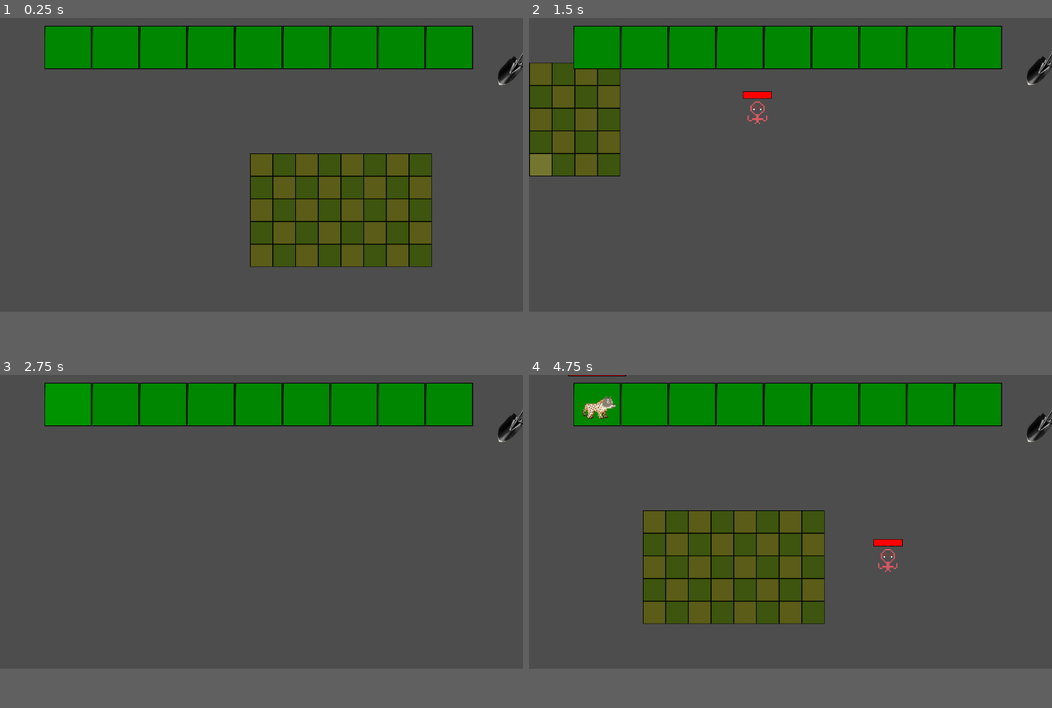
Above: before the commit, frames 1-4 (two rows, left to right).
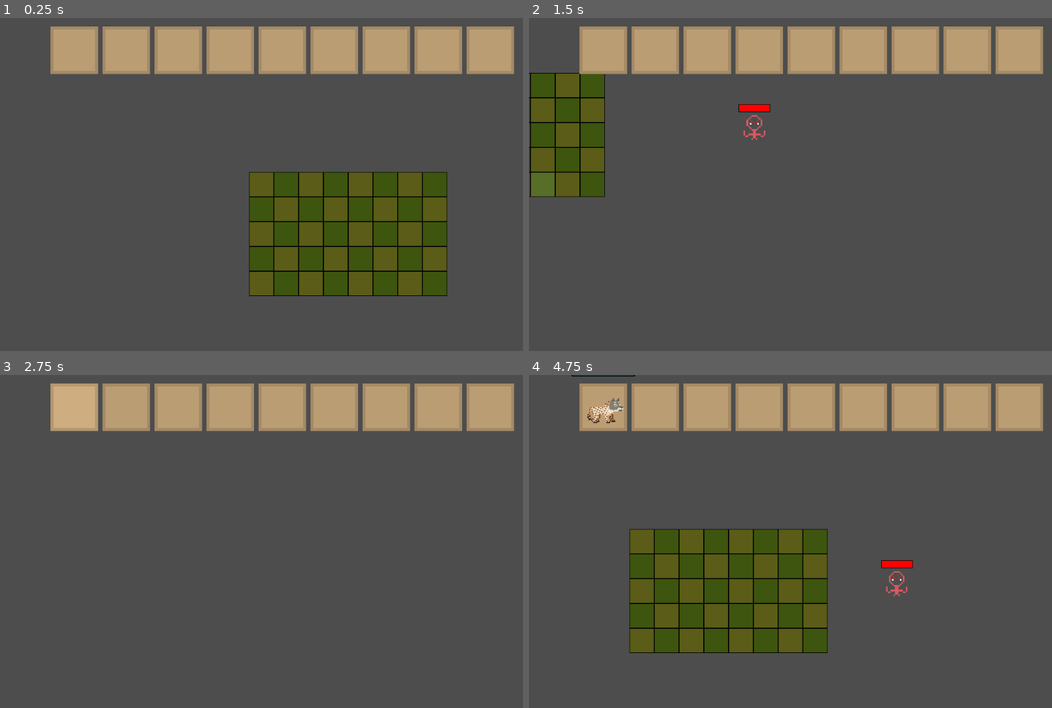
Above: after the commit, the same moments.

Repository: ClimbingWolf/Developing-Natural-Amalgams
Game: Godot game, scene res://main.tscn
The game is run twice, just before and just after one commit, with the same random seed, the same clock (stepped at 60 frames per second) and the same inputs. The engine's default icon, where the game draws it, is replaced by a stand-in: a white triangle on a blue panel in a dark square.
Inputs (mouse positions are in pixels of both pictures, inside the frame that each line leads up to):
- Up to frame 1 (0.25 s): no input
- Up to frame 2 (1.5 s): tap Enter at 0.5 s; move the mouse to (790, 164) at 0.52 s; hold D (right) 0.53-1.28 s; click (790, 164) at 0.6 s; move the mouse to (539, 164) at 1.27 s; hold S (down) from 1.28 s (still down); click (539, 164) at 1.35 s
- Up to frame 3 (2.75 s): move the mouse to (67, 404) at 2.02 s; release S (down) at 2.03 s; hold D (right) from 2.03 s (still down); click (67, 404) at 2.1 s
- Up to frame 4 (4.75 s): tap Space at 2.75 s; move the mouse to (644, 404) at 2.77 s; release D (right) at 2.78 s; hold W (up) 2.78-3.53 s; click (644, 404) at 2.85 s; tap Enter at 3.5 s; move the mouse to (691, 404) at 3.52 s; hold Left (left) from 3.53 s (still down); click (691, 404) at 3.6 s; move the mouse to (539, 521) at 4.27 s; click (539, 521) at 4.35 s
In our replay, the window is 799x449 before the commit and 799x509 after it. These sizes can differ from the game's own. Grey fills any space a smaller window leaves; there, only what the larger window draws over its background counts as a difference.

The runs differ from the first frame. In frame 1, 26% of the frame differs, in the area x 8-100%, y 2-84%; in frame 2, 18%; in frame 3, 13%; in frame 4, 27%, in the area x 7-100%, y 0-84%.

Commit message:
made hotbar spots look good

Diff:
--- a/craftingSlots.tscn
+++ b/craftingSlots.tscn
@@ -1,22 +1,37 @@
 [gd_scene format=3 uid="uid://c0duln4gkleej"]
 
-[ext_resource type="Script" path="res://ui/hotbar.gd" id="1_jkmta"]
-[ext_resource type="Script" uid="uid://bhccq5y6venb1" path="res://ui/HotbarClass Scripts/headCraftingSlot.gd" id="1_xct7n"]
-[ext_resource type="Script" uid="uid://bh23e8lllupxf" path="res://ui/HotbarClass Scripts/resultCraftingSlot.gd" id="4_k6mcs"]
-[ext_resource type="Script" uid="uid://1c0wip663jm1" path="res://ui/bodyCraftingSlot.gd" id="4_sr46n"]
-[ext_resource type="PackedScene" uid="uid://c45plcsbw2b3c" path="res://ui/hotbar_spot.tscn" id="5_sr46n"]
+[ext_resource type="Script" uid="uid://ph1rv3mltyuf" path="res://ui/Hotbar/hotbar.gd" id="1_jkmta"]
+[ext_resource type="Script" uid="uid://bhccq5y6venb1" path="res://ui/Hotbar/headCraftingSlot.gd" id="1_xct7n"]
+[ext_resource type="Texture2D" uid="uid://u8k2ho1pyy20" path="res://tilemap/Desert_Tilemap.png" id="4_6qmn6"]
+[ext_resource type="Script" uid="uid://bh23e8lllupxf" path="res://ui/Hotbar/resultCraftingSlot.gd" id="4_k6mcs"]
+[ext_resource type="Script" uid="uid://1c0wip663jm1" path="res://ui/Hotbar/bodyCraftingSlot.gd" id="4_sr46n"]
+[ext_resource type="PackedScene" uid="uid://c45plcsbw2b3c" path="res://ui/Hotbar/hotbar_spot.tscn" id="5_sr46n"]
 
 [node name="CraftingSlots" type="Node2D" unique_id=1857105460]
 script = ExtResource("1_jkmta")
 
 [node name="HeadCrafting" parent="." unique_id=1938797358 instance=ExtResource("5_sr46n")]
-position = Vector2(238, 300)
+position = Vector2(240, 336)
 script = ExtResource("1_xct7n")
 
+[node name="HeadSlot" type="Sprite2D" parent="HeadCrafting" unique_id=167251028]
+scale = Vector2(6, 6)
+texture = ExtResource("4_6qmn6")
+hframes = 4
+vframes = 4
+frame = 12
+
 [node name="BodyCrafting" parent="." unique_id=702355072 instance=ExtResource("5_sr46n")]
-position = Vector2(519, 298)
+position = Vector2(528, 336)
 script = ExtResource("4_sr46n")
 
+[node name="BodySlot" type="Sprite2D" parent="BodyCrafting" unique_id=1510887285]
+scale = Vector2(6, 6)
+texture = ExtResource("4_6qmn6")
+hframes = 4
+vframes = 4
+frame = 13
+
 [node name="ResultSlot" parent="." unique_id=1864034624 instance=ExtResource("5_sr46n")]
-position = Vector2(796, 303)
+position = Vector2(816, 336)
 script = ExtResource("4_k6mcs")
--- a/project.godot
+++ b/project.godot
@@ -14,6 +14,11 @@
 run/main_scene="uid://eecdrcl7vp7g"
 config/features=PackedStringArray("4.6", "Forward Plus")
 config/icon="res://icon.svg"
+
+[display]
+
+window/size/viewport_width=1056
+window/size/viewport_height=672
 
 [dotnet]
 
--- /dev/null
+++ b/tilemap/Tilemap.tscn
@@ -0,0 +1,27 @@
+[gd_scene format=3 uid="uid://ksp3bvdyvl7r"]
+
+[ext_resource type="Texture2D" uid="uid://u8k2ho1pyy20" path="res://tilemap/Desert_Tilemap.png" id="1_xm5sf"]
+
+[sub_resource type="TileSetAtlasSource" id="TileSetAtlasSource_s253p"]
+texture = ExtResource("1_xm5sf")
+0:0/0 = 0
+1:0/0 = 0
+2:0/0 = 0
+3:0/0 = 0
+0:1/0 = 0
+1:1/0 = 0
+2:1/0 = 0
+3:1/0 = 0
+0:2/0 = 0
+1:2/0 = 0
+2:2/0 = 0
+0:3/0 = 0
+1:3/0 = 0
+2:3/0 = 0
+
+[sub_resource type="TileSet" id="TileSet_prof7"]
+sources/0 = SubResource("TileSetAtlasSource_s253p")
+
+[node name="TileMapLayer" type="TileMapLayer" unique_id=1007678596]
+scale = Vector2(6, 6)
+tile_set = SubResource("TileSet_prof7")
--- a/ui/Crafting Menu/body_slots.tscn
+++ b/ui/Crafting Menu/body_slots.tscn
@@ -1,22 +1,22 @@
 [gd_scene format=3 uid="uid://cih0frfnh4wsj"]
 
-[ext_resource type="PackedScene" uid="uid://c45plcsbw2b3c" path="res://ui/hotbar_spot.tscn" id="1_o5foh"]
+[ext_resource type="PackedScene" uid="uid://c45plcsbw2b3c" path="res://ui/Hotbar/hotbar_spot.tscn" id="1_o5foh"]
 
 [node name="BodySlots" type="Node2D" unique_id=1874698683]
 
 [node name="Slots" type="Node" parent="." unique_id=477659018]
 
 [node name="HotbarSpot" parent="Slots" unique_id=1938797358 instance=ExtResource("1_o5foh")]
-position = Vector2(287, 577)
+position = Vector2(240, 528)
 
 [node name="HotbarSpot2" parent="Slots" unique_id=21513715 instance=ExtResource("1_o5foh")]
-position = Vector2(416, 575)
+position = Vector2(385, 528)
 
 [node name="HotbarSpot3" parent="Slots" unique_id=1467477984 instance=ExtResource("1_o5foh")]
-position = Vector2(541, 577)
+position = Vector2(528, 528)
 
 [node name="HotbarSpot4" parent="Slots" unique_id=573553464 instance=ExtResource("1_o5foh")]
-position = Vector2(672, 579)
+position = Vector2(672, 528)
 
 [node name="HotbarSpot5" parent="Slots" unique_id=1466265292 instance=ExtResource("1_o5foh")]
-position = Vector2(813, 579)
+position = Vector2(816, 528)
--- a/ui/Crafting Menu/crafting_menu.tscn
+++ b/ui/Crafting Menu/crafting_menu.tscn
@@ -3,8 +3,9 @@
 [ext_resource type="PackedScene" uid="uid://dxgm5g6swffhn" path="res://ui/Crafting Menu/head_slots.tscn" id="1_kxjit"]
 [ext_resource type="Script" uid="uid://cwk628jcittp8" path="res://ui/Crafting Menu/body_generator.gd" id="2_3uw26"]
 [ext_resource type="PackedScene" uid="uid://cih0frfnh4wsj" path="res://ui/Crafting Menu/body_slots.tscn" id="2_n53y1"]
-[ext_resource type="Script" path="res://ui/hotbar.gd" id="3_fc1ef"]
+[ext_resource type="Script" uid="uid://ph1rv3mltyuf" path="res://ui/Hotbar/hotbar.gd" id="3_fc1ef"]
 [ext_resource type="PackedScene" uid="uid://c0duln4gkleej" path="res://craftingSlots.tscn" id="4_fc1ef"]
+[ext_resource type="PackedScene" uid="uid://ksp3bvdyvl7r" path="res://tilemap/Tilemap.tscn" id="6_pejeo"]
 
 [node name="Crafting Menu" type="Node2D" unique_id=1888016711]
 
@@ -42,4 +43,7 @@
 theme_override_font_sizes/font_size = 77
 text = "="
 
+[node name="ReferenceGrid" parent="." unique_id=1007678596 instance=ExtResource("6_pejeo")]
+position = Vector2(384, 384)
+
 [connection signal="timeout" from="generator/Timer" to="generator" method="_on_timer_timeout"]
--- a/ui/Crafting Menu/head_slots.tscn
+++ b/ui/Crafting Menu/head_slots.tscn
@@ -1,7 +1,7 @@
 [gd_scene format=3 uid="uid://dxgm5g6swffhn"]
 
-[ext_resource type="Script" uid="uid://ph1rv3mltyuf" path="res://ui/hotbar.gd" id="1_k5qso"]
-[ext_resource type="PackedScene" uid="uid://c45plcsbw2b3c" path="res://ui/hotbar_spot.tscn" id="1_rhe7x"]
+[ext_resource type="Script" uid="uid://ph1rv3mltyuf" path="res://ui/Hotbar/hotbar.gd" id="1_k5qso"]
+[ext_resource type="PackedScene" uid="uid://c45plcsbw2b3c" path="res://ui/Hotbar/hotbar_spot.tscn" id="1_rhe7x"]
 
 [node name="HeadSlots" type="Node2D" unique_id=380394891]
 script = ExtResource("1_k5qso")
@@ -10,17 +10,17 @@
 
 [node name="HotbarSpot" parent="Slots" unique_id=1938797358 instance=ExtResource("1_rhe7x")]
 z_index = -29
-position = Vector2(262, 81)
+position = Vector2(240, 144)
 
 [node name="HotbarSpot2" parent="Slots" unique_id=491951025 instance=ExtResource("1_rhe7x")]
-position = Vector2(381, 122)
+position = Vector2(384, 144)
 
 [node name="HotbarSpot3" parent="Slots" unique_id=327611280 instance=ExtResource("1_rhe7x")]
-position = Vector2(516, 82)
+position = Vector2(528, 144)
 
 [node name="HotbarSpot4" parent="Slots" unique_id=816278597 instance=ExtResource("1_rhe7x")]
-position = Vector2(661, 115)
+position = Vector2(672, 144)
 
 [node name="HotbarSpot5" parent="Slots" unique_id=1808041217 instance=ExtResource("1_rhe7x")]
 z_index = -18
-position = Vector2(795, 77)
+position = Vector2(816, 144)
--- a/ui/hotbar.tscn
+++ b/ui/Hotbar/hotbar.tscn
@@ -1,8 +1,8 @@
 [gd_scene format=3 uid="uid://edfaw1r6qkc2"]
 
-[ext_resource type="Script" uid="uid://ph1rv3mltyuf" path="res://ui/hotbar.gd" id="1_v0qo3"]
+[ext_resource type="Script" uid="uid://ph1rv3mltyuf" path="res://ui/Hotbar/hotbar.gd" id="1_v0qo3"]
 [ext_resource type="Texture2D" uid="uid://dglqqxt17o0cs" path="res://enemies/health_bar/Sprite-0001.png" id="2_u3sb2"]
-[ext_resource type="PackedScene" uid="uid://c45plcsbw2b3c" path="res://ui/hotbar_spot.tscn" id="2_v0qo3"]
+[ext_resource type="PackedScene" uid="uid://c45plcsbw2b3c" path="res://ui/Hotbar/hotbar_spot.tscn" id="2_v0qo3"]
 
 [node name="Hotbar" type="Node2D" unique_id=645606188]
 script = ExtResource("1_v0qo3")
--- a/ui/HotbarClass Scripts/hotbar_spot.gd
+++ b/ui/Hotbar/hotbar_spot.gd
@@ -9,7 +9,7 @@
 func _ready():
 	hotbar = get_parent().get_parent();
 	hover = false
-	$HotbarSprite.modulate = Color(0.0, 0.525, 0.0, 1.0)
+	#$HotbarSprite.modulate = Color(0.0, 0.525, 0.0, 1.0)
 
 func _on_area_2d_mouse_entered() -> void:
 	modulate += Color(0.1, 0.1, 0.1)
--- /dev/null
+++ b/ui/Hotbar/hotbar_spot.tscn
@@ -0,0 +1,25 @@
+[gd_scene format=3 uid="uid://c45plcsbw2b3c"]
+
+[ext_resource type="Script" uid="uid://dg6sedeorgpwl" path="res://ui/Hotbar/hotbar_spot.gd" id="1_7lpe5"]
+[ext_resource type="Texture2D" uid="uid://u8k2ho1pyy20" path="res://tilemap/Desert_Tilemap.png" id="2_40r3w"]
+
+[sub_resource type="RectangleShape2D" id="RectangleShape2D_40r3w"]
+size = Vector2(96, 96)
+
+[node name="HotbarSpot" type="Node2D" unique_id=1938797358]
+script = ExtResource("1_7lpe5")
+
+[node name="HotbarSprite" type="Sprite2D" parent="." unique_id=319623320]
+scale = Vector2(6, 6)
+texture = ExtResource("2_40r3w")
+hframes = 4
+vframes = 4
+frame = 14
+
+[node name="Area2D" type="Area2D" parent="." unique_id=809974507]
+
+[node name="CollisionShape2D" type="CollisionShape2D" parent="Area2D" unique_id=1791100517]
+shape = SubResource("RectangleShape2D_40r3w")
+
+[connection signal="mouse_entered" from="Area2D" to="." method="_on_area_2d_mouse_entered"]
+[connection signal="mouse_exited" from="Area2D" to="." method="_on_area_2d_mouse_exited"]
--- a/ui/hotbar_spot.tscn
+++ /dev/null
@@ -1,22 +0,0 @@
-[gd_scene format=3 uid="uid://c45plcsbw2b3c"]
-
-[ext_resource type="Script" uid="uid://dg6sedeorgpwl" path="res://ui/HotbarClass Scripts/hotbar_spot.gd" id="1_7lpe5"]
-[ext_resource type="Texture2D" uid="uid://kmkmyo6tddbf" path="res://fighting-ground/Tile/tile.png" id="1_vsi03"]
-
-[sub_resource type="RectangleShape2D" id="RectangleShape2D_vsi03"]
-size = Vector2(104, 96)
-
-[node name="HotbarSpot" type="Node2D" unique_id=1938797358]
-script = ExtResource("1_7lpe5")
-
-[node name="HotbarSprite" type="Sprite2D" parent="." unique_id=319623320]
-scale = Vector2(0.109, 0.1)
-texture = ExtResource("1_vsi03")
-
-[node name="Area2D" type="Area2D" parent="." unique_id=809974507]
-
-[node name="CollisionShape2D" type="CollisionShape2D" parent="Area2D" unique_id=358634310]
-shape = SubResource("RectangleShape2D_vsi03")
-
-[connection signal="mouse_entered" from="Area2D" to="." method="_on_area_2d_mouse_entered"]
-[connection signal="mouse_exited" from="Area2D" to="." method="_on_area_2d_mouse_exited"]
--- a/ui/ui.tscn
+++ b/ui/ui.tscn
@@ -1,6 +1,6 @@
 [gd_scene format=3 uid="uid://br14oksxl4d7p"]
 
-[ext_resource type="PackedScene" uid="uid://edfaw1r6qkc2" path="res://ui/hotbar.tscn" id="1_nb4k0"]
+[ext_resource type="PackedScene" uid="uid://edfaw1r6qkc2" path="res://ui/Hotbar/hotbar.tscn" id="1_nb4k0"]
 [ext_resource type="PackedScene" uid="uid://nmhbys1lm10v" path="res://ui/deletor.tscn" id="2_ks8t7"]
 [ext_resource type="PackedScene" uid="uid://bkss5qcje4way" path="res://ui/amalgam_generator.tscn" id="3_wl5ax"]
 
Binary file added: tilemap/Desert_Tilemap.png
Not shown, added: tilemap/Desert_Tilemap.png.import
Renamed: ui/bodyCraftingSlot.gd -> ui/Hotbar/bodyCraftingSlot.gd
Renamed: ui/bodyCraftingSlot.gd.uid -> ui/Hotbar/bodyCraftingSlot.gd.uid
Renamed: ui/HotbarClass Scripts/headCraftingSlot.gd -> ui/Hotbar/headCraftingSlot.gd
Renamed: ui/HotbarClass Scripts/headCraftingSlot.gd.uid -> ui/Hotbar/headCraftingSlot.gd.uid
Renamed: ui/hotbar.gd -> ui/Hotbar/hotbar.gd
Renamed: ui/hotbar.gd.uid -> ui/Hotbar/hotbar.gd.uid
Renamed: ui/hotbar.png -> ui/Hotbar/hotbar.png
Not shown, changed: ui/Hotbar/hotbar.png.import
Renamed: ui/HotbarClass Scripts/hotbar_spot.gd.uid -> ui/Hotbar/hotbar_spot.gd.uid
Renamed: ui/HotbarClass Scripts/resultCraftingSlot.gd -> ui/Hotbar/resultCraftingSlot.gd
(and 1 more such lines)
